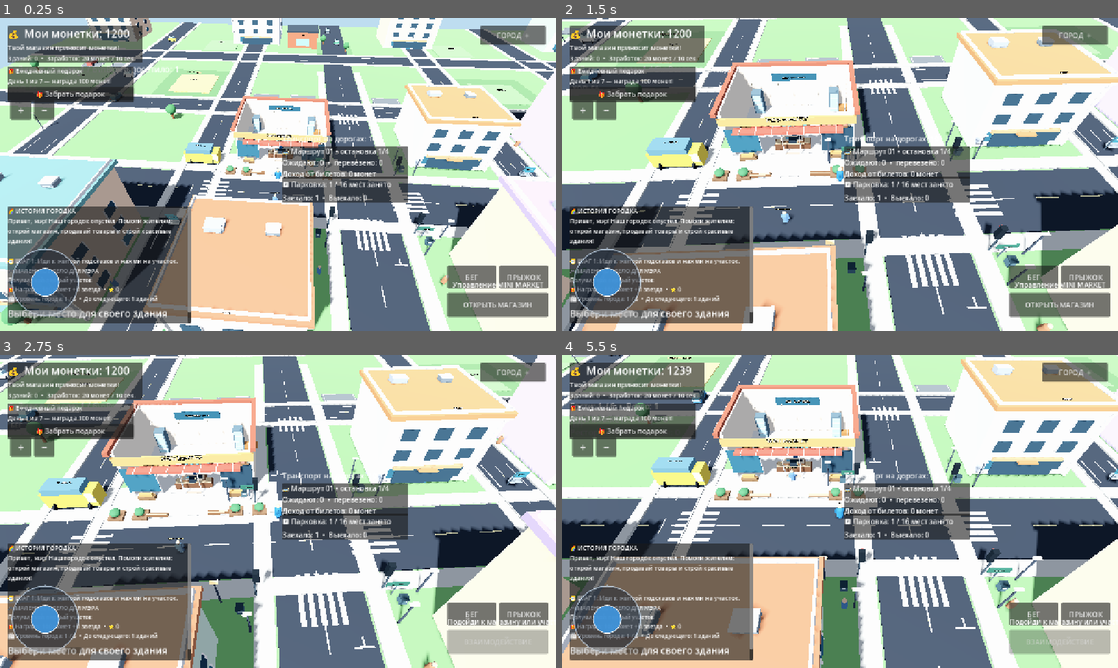
Above: before the commit, frames 1-4 (two rows, left to right).
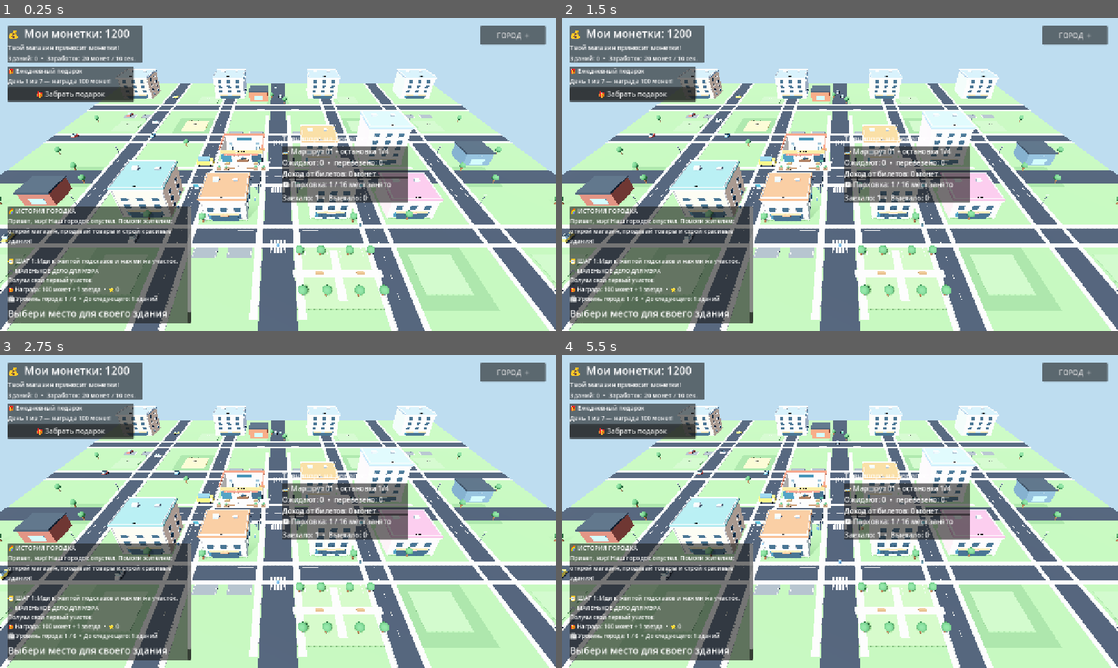
Above: after the commit, the same moments.

Repository: uchihabaha05-del/MINI-WORLD-TYCOON
Game: Godot game, scene res://scenes/Main.tscn
Same seed, same stepped clock (60 frames per second), same inputs: the game is played once before the commit and once after it.
Inputs (mouse positions are in pixels of both pictures, inside the frame that each line leads up to):
- Up to frame 1 (0.25 s): no input
- Up to frame 2 (1.5 s): tap Enter at 0.5 s; move the mouse to (962, 158) at 0.52 s; hold D 0.53-1.25 s; hold Shift 0.53-1.25 s; click (962, 158) at 0.67 s; tap Space at 0.77 s; drag from (728, 190) to (812, 237) at 1.27 s
- Up to frame 3 (2.75 s): move the mouse to (333, 442) at 2.02 s; hold D from 2.03 s (still down); hold Shift from 2.03 s (still down)
- Up to frame 4 (5.5 s): release D at 2.75 s; release Shift at 2.75 s; drag from (812, 574) to (673, 464) at 2.77 s; move the mouse to (1006, 558) at 3.52 s; hold A 3.53-4.25 s; hold Shift 3.53-4.25 s; tap Space at 3.77 s; drag from (673, 464) to (756, 433) at 4.27 s; move the mouse to (867, 511) at 5.02 s; hold S from 5.03 s (still down); hold Shift from 5.03 s (still down); click (867, 511) at 5.17 s

The runs differ from the first frame. In frame 1, 77% of the frame differs, in the area x 0-100%, y 0-100%; in frame 2, 78%; in frame 3, 79%; in frame 4, 79%.
Error after the commit: Parse Error: There is already a variable named "city_life" declared in this scope. (res://scripts/player_and_customers.gd:645)

Commit message:
Connect customer experiences to city happiness

Diff:
--- a/scripts/player_and_customers.gd
+++ b/scripts/player_and_customers.gd
@@ -629,11 +629,18 @@
 			rival_system.call("record_rival_visit", rival_id)
 		return
 	if business == "MINI MARKET":
+		var sale_completed := false
 		if store_system and store_system.has_method("serve_customer"):
-			store_system.call("serve_customer", wanted_product)
+			sale_completed = bool(store_system.call("serve_customer", wanted_product))
+		var city_life := get_tree().current_scene.get_node_or_null("CityPopulation")
+		if city_life and city_life.has_method("record_customer_result"):
+			city_life.call("record_customer_result", sale_completed)
 		return
 	if tycoon_manager == null:
 		return
+	var city_life := get_tree().current_scene.get_node_or_null("CityPopulation")
+	if city_life and city_life.has_method("record_customer_result"):
+		city_life.call("record_customer_result", true)
 	var happiness_factor := 1.0
 	var city_life := get_tree().current_scene.get_node_or_null("CityPopulation")
 	if city_life and city_life.has_method("get_happiness"):
